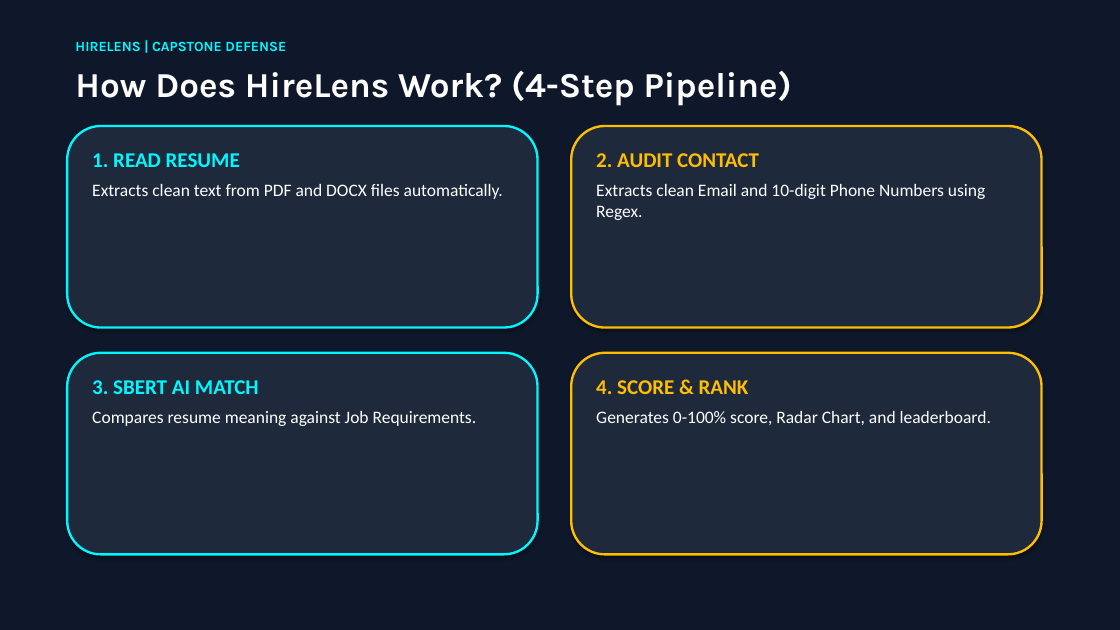
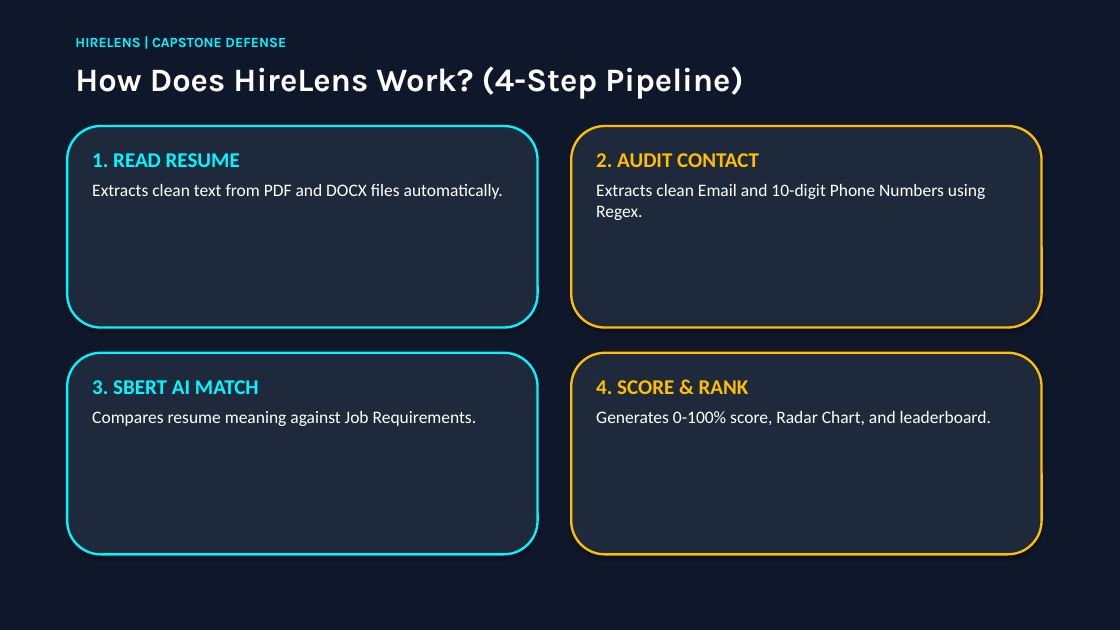
Before and after one commit to Aryan8182/Hirelens-ai-resume-analyzer, a slide deck: slide 3 of HireLens_Presentation.pptx. Drawn at 1120x630 pixels with LibreOffice and Linux fonts; fonts in the diff are those of the drawing. Boxes give left, top, right and bottom in pixels: in the first picture for what was removed or moved away, otherwise in the second. Text is boxed around its words. In the diff, an @@ line names an element or a change of style, - is before the commit and + after.

Commit message:
Embed high-res live UI screenshots into HireLens PowerPoint presentation deck

```diff
--- a/HireLens_Presentation.pptx
+++ b/HireLens_Presentation.pptx
@@ text "HIRELENS | CAPSTONE DEFENSE": place and size @@
-text "HIRELENS | CAPSTONE DEFENSE" at [75, 41, 286, 51]
+text "HIRELENS | CAPSTONE DEFENSE" at [75, 37, 286, 47]
@@ text "How Does HireLens Work? (4-Step ..." at [75, 66, 743, 99]: size 30 to 28 pt @@
```
Also in this commit, not shown: 11 other slides changed, 4 slides added, 1 other file.
